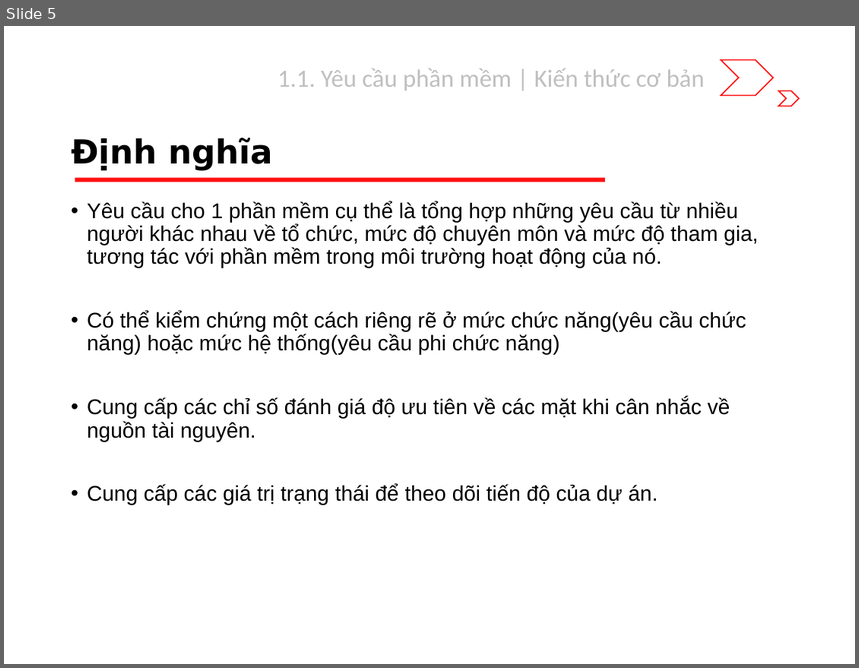
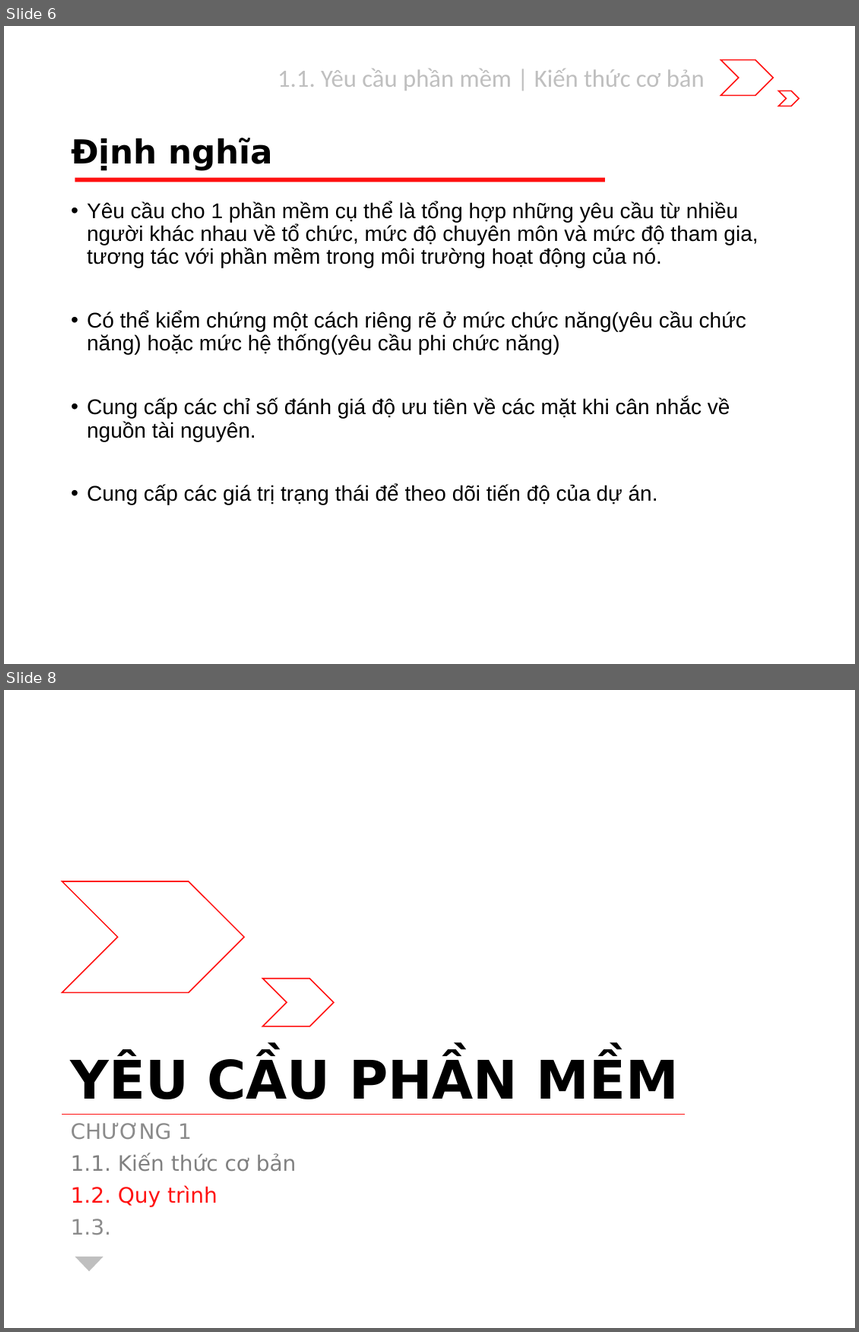
Before and after one commit to riverspart/uet-adv-sw-engineering, a slide deck: slide/dev/chapter_1/slide.pptx. Shown one above the other, each under a label of ours: slide 5 before the commit, slides 6 and 8 after it; the slides between them are not shown. The pictures are 859x668 and 859x1332 pixels, drawn with LibreOffice and Linux fonts; fonts in the diff are those of the drawing. Boxes give left, top, right and bottom in pixels: in the first picture for what was removed or moved away, otherwise in the second. Text is boxed around its words. In the diff, an @@ line names an element or a change of style, - is before the commit and + after.

```diff
--- a/slide/dev/chapter_1/slide.pptx
+++ b/slide/dev/chapter_1/slide.pptx
@@ slide 8 added at (4,690,855,1328), background #FFFFFF @@
@@ chevron added at (62,882,244,993), outline #FF1111 1 pt @@
@@ chevron added at (262,979,333,1026), outline #FF1111 1 pt @@
@@ title added at (71,1056,679,1100), 45 pt, text #000000, bold @@
+YÊU CẦU PHẦN MỀM
@@ line added from (62, 1115) to (685, 1115), #FF1111 0.5 pt @@
@@ text added at (71,1123,297,1236), 18 pt, text #808080 @@
+CHƯƠNG 1
+1.1. Kiến thức cơ bản
+1.2. Quy trình
+1.3.
@@ triangle added at (75,1257,103,1271), fill #BFBFBF @@
@@ what was slide 5 is now slide 6 @@
```
Also in this commit, not shown: 2 slides changed, 4 other slides added.
